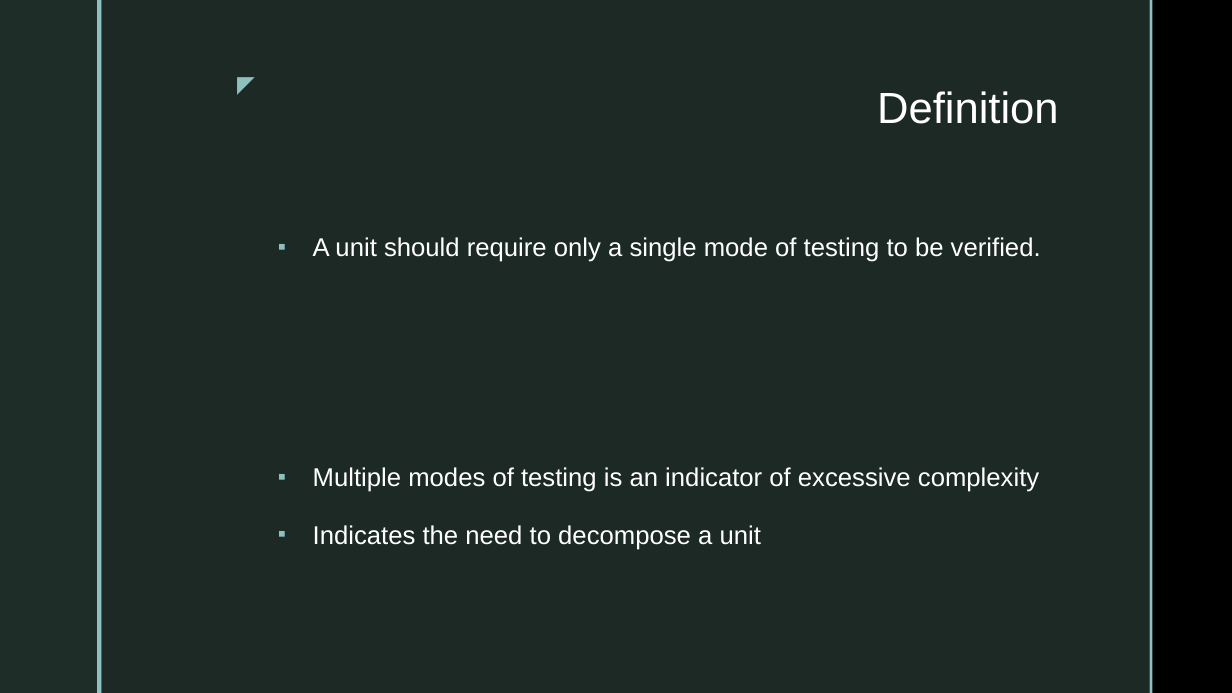
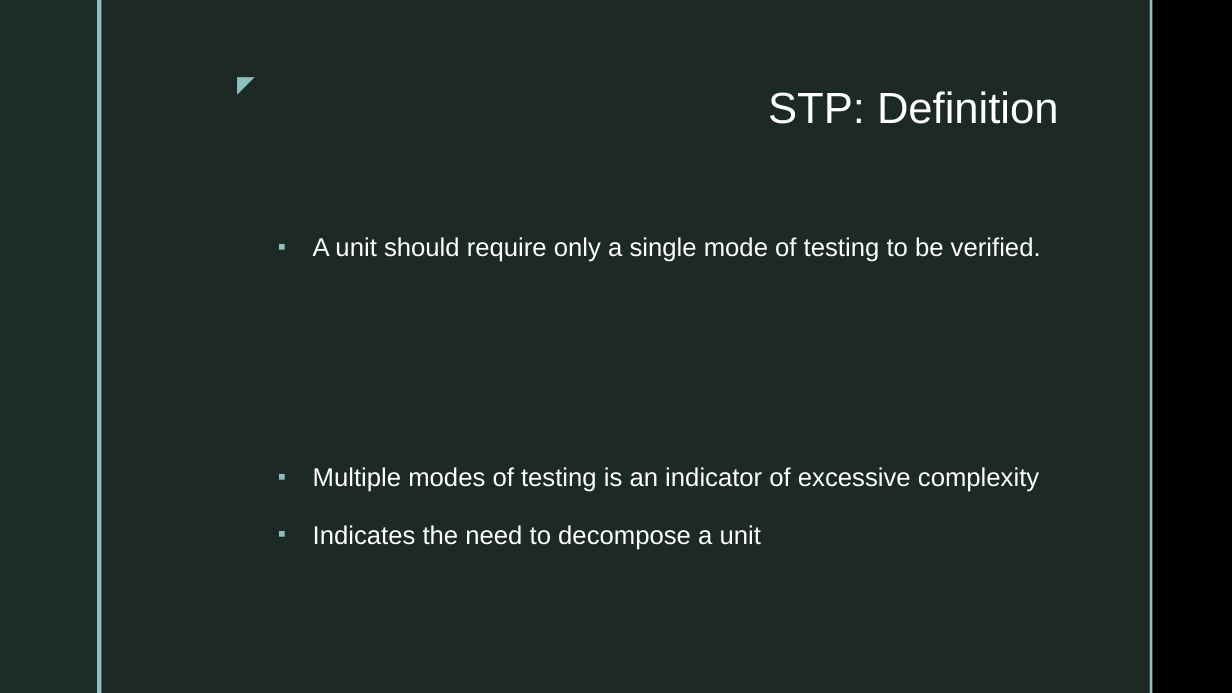
Before and after one commit to mvphelps/SingleTestabilityPrinciple, a slide deck: slide 3 of SingleTestabilityPrinciple.pptx (slide 2 before the commit). Drawn at 1232x693 pixels with LibreOffice and Linux fonts; fonts in the diff are those of the drawing; background and template pictures are left out. Boxes give left, top, right and bottom in pixels: in the first picture for what was removed or moved away, otherwise in the second. Text is boxed around its words. In the diff, an @@ line names an element or a change of style, - is before the commit and + after.

```diff
--- a/SingleTestabilityPrinciple.pptx
+++ b/SingleTestabilityPrinciple.pptx
@@ title at (x1=768, y1=91, x2=1059, y2=124): text changed @@
-Definition
+STP: Definition
```
Also in this commit, not shown: 2 other slides changed, 3 slides added.
